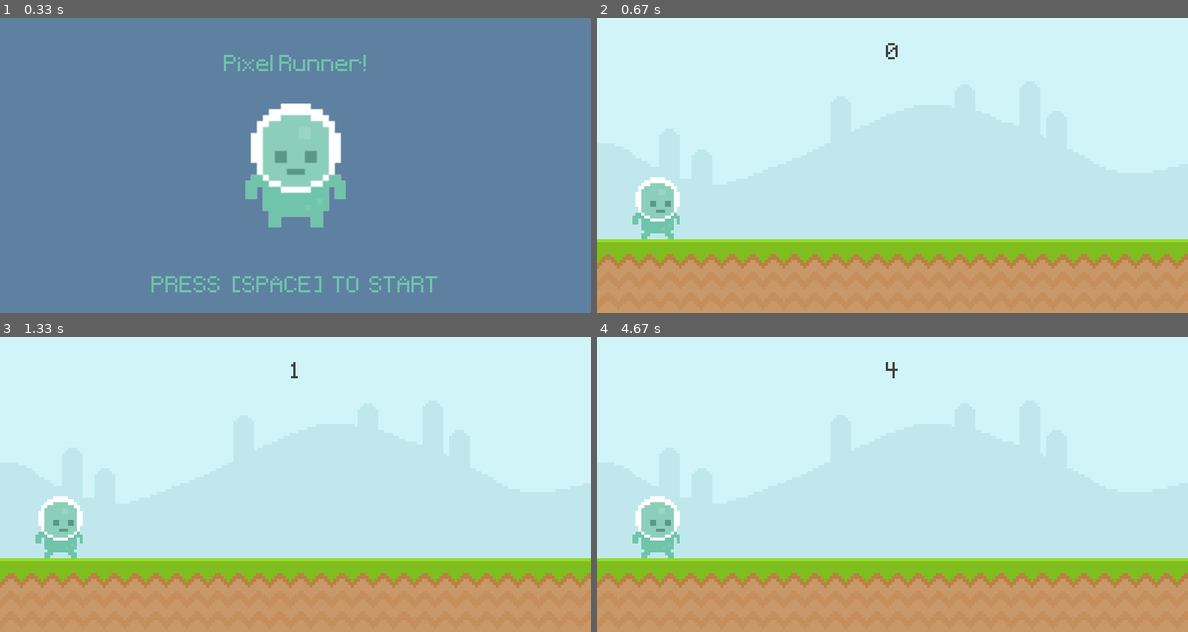
Above: before the commit, frames 1-4 (two rows, left to right).
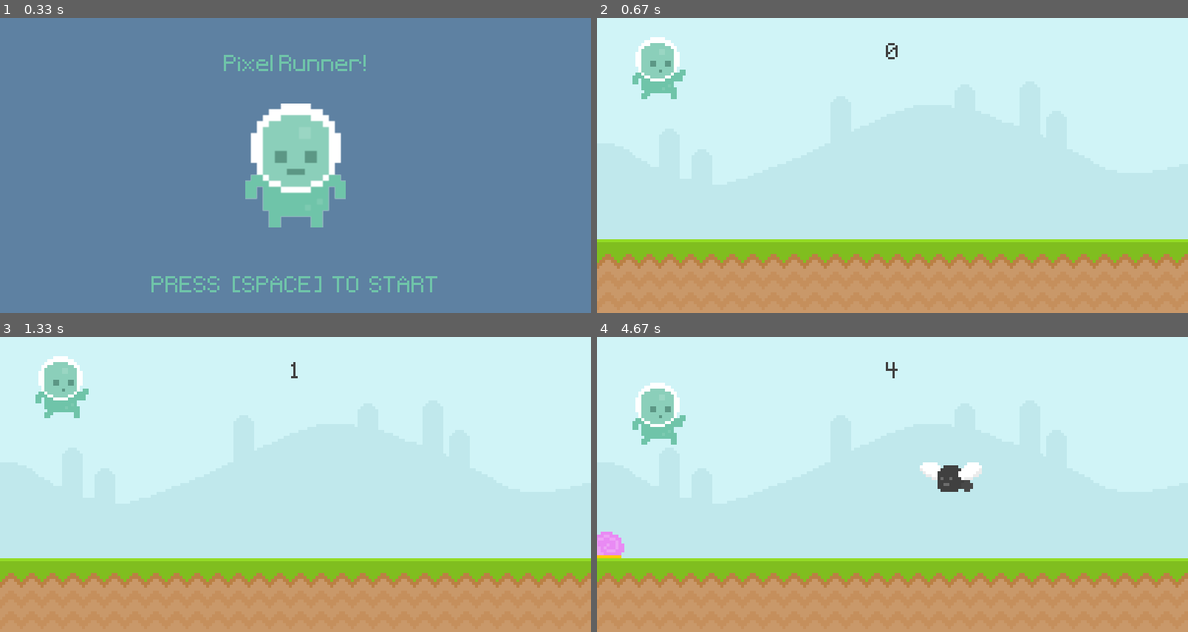
Above: after the commit, the same moments.

Repository: Dxaz/Runner-Pygame
Game: pygame game, started from src/__init__.py
Two runs of this game, one before a commit and one after it. Both use one fixed random seed, a clock stepped at 60 frames per second and the inputs below.
Inputs:
- Up to frame 1 (0.33 s): no input
- Up to frame 2 (0.67 s): tap Space at 0.33 s
- Up to frame 3 (1.33 s): hold Space 0.67-1.13 s
- Up to frame 4 (4.67 s): tap Space at 2.17, 2.57, 2.87, 3.4, 3.7, 4.47 s

Frame 1 is identical in both runs. In frame 2, 2.6% of the frame differs, in the area x 6-15%, y 6-75%; in frame 3, 2.6%; in frame 4, 3.6%, in the area x 0-66%, y 15-75%.

Commit message:
Refactoring code | Created player sprite 1) Added player sprite class 2) defined player input, gravity and animation methods 3) Added update method 4) replaced older player with new sprite class 5) commented out deadcode 6) Broke collisions and game state temporarily

Diff:
--- a/src/__init__.py
+++ b/src/__init__.py
@@ -1,10 +1,11 @@
 import pygame
+
+from _player import Player
+from pygame.sprite import (Group, GroupSingle)
+from random import randint
 from sys import exit
-from random import randint
 
 TITLE = 'Runner'
-
-
 
 # pygame setup
 pygame.init()
@@ -40,15 +41,18 @@
 obstacle_rect_list = []
 
 # Player
-player_walk_1 = pygame.image.load('assets/graphics/Player/player_walk_1.png').convert_alpha()
-player_walk_2 = pygame.image.load('assets/graphics/Player/player_walk_2.png').convert_alpha()
-player_walk = [player_walk_1, player_walk_2]
-player_index = 0
-player_jump = pygame.image.load('assets/graphics/Player/jump.png').convert_alpha()
+player = GroupSingle()
+player.add(Player())
 
-player_surf = player_walk[player_index]
-player_rect = player_surf.get_rect(midbottom = (80, 300))
-player_gravity = 0
+# player_walk_1 = pygame.image.load('assets/graphics/Player/player_walk_1.png').convert_alpha()
+# player_walk_2 = pygame.image.load('assets/graphics/Player/player_walk_2.png').convert_alpha()
+# player_walk = [player_walk_1, player_walk_2]
+# player_index = 0
+# player_jump = pygame.image.load('assets/graphics/Player/jump.png').convert_alpha()
+
+# player_surf = player_walk[player_index]
+# player_rect = player_surf.get_rect(midbottom = (80, 300))
+# player_gravity = 0
 
 # Intro screen
 player_stand = pygame.image.load('assets/graphics/Player/player_stand.png').convert_alpha()
@@ -99,14 +103,14 @@
             if player.colliderect(obstacle_rect): return False
     return True
 
-def player_animation():
-    global player_surf, player_index
+# def player_animation():
+#     global player_surf, player_index
 
-    if player_rect.bottom < 300: player_surf = player_jump
-    else:
-        player_index += 0.1
-        if player_index >= len(player_walk): player_index = 0
-        player_surf = player_walk[int(player_index)]
+#     if player_rect.bottom < 300: player_surf = player_jump
+#     else:
+#         player_index += 0.1
+#         if player_index >= len(player_walk): player_index = 0
+#         player_surf = player_walk[int(player_index)]
 
 
 while True:
@@ -116,13 +120,13 @@
             exit()
 
         if game_active:
-            if event.type == pygame.MOUSEBUTTONDOWN and player_rect.collidepoint(event.pos):
-                if player_rect.bottom == 300:
-                    player_gravity = -20
+            # if event.type == pygame.MOUSEBUTTONDOWN and player_rect.collidepoint(event.pos):
+            #     if player_rect.bottom == 300:
+            #         player_gravity = -20
 
-            if event.type == pygame.KEYDOWN:
-                if event.key == pygame.K_SPACE and player_rect.bottom == 300:
-                        player_gravity = -20
+            # if event.type == pygame.KEYDOWN:
+            #     if event.key == pygame.K_SPACE and player_rect.bottom == 300:
+            #             player_gravity = -20
 
             if event.type == obstacle_timer:
                 if randint(0,2): obstacle_rect_list.append(snail_surf.get_rect(midbottom = (randint(900,1100), 300)))
@@ -140,7 +144,7 @@
 
         else:
             if event.type == pygame.KEYDOWN and event.key == pygame.K_SPACE:
-                player_rect.bottom = 300
+                # player_rect.bottom = 300
                 game_active = True
 
     if game_active:
@@ -153,22 +157,24 @@
         obstacle_rect_list = obstacle_movement(obstacle_rect_list)
 
         # Player
-        player_gravity += 1
-        player_rect.y += player_gravity
-        if player_rect.bottom > 300: player_rect.bottom = 300
-        player_animation()
-        screen.blit(player_surf, player_rect)
+        # player_gravity += 1
+        # player_rect.y += player_gravity
+        # if player_rect.bottom > 300: player_rect.bottom = 300
+        # player_animation()
+        # screen.blit(player_surf, player_rect)
+        player.draw(screen)
+        player.update()
 
         # collision
-        game_active = collisions(player_rect, obstacle_rect_list)
+        # game_active = collisions(player, obstacle_rect_list)
 
     else:
         screen.fill((94,129,162))
         screen.blit(player_stand, player_stand_rect)
 
         obstacle_rect_list.clear()
-        player_rect.midbottom = (80, 300)
-        player_gravity = 0
+        # player_rect.midbottom = (80, 300)
+        # player_gravity = 0
 
         score_message = game_font.render(f"Your score: {score}",False, (111,196,169))
         score_message_rect = score_message.get_rect(midtop = (400,300))
--- /dev/null
+++ b/src/_player.py
@@ -0,0 +1,41 @@
+import pygame
+from pygame.key import get_pressed
+from pygame.sprite import Sprite
+from pygame.image import load
+
+class Player(Sprite):
+    def __init__(self):
+        super().__init__()
+        player_walk_1 = pygame.image.load('assets/graphics/Player/player_walk_1.png').convert_alpha()
+        player_walk_2 = pygame.image.load('assets/graphics/Player/player_walk_2.png').convert_alpha()
+
+        self.player_walk = [player_walk_1, player_walk_2]
+        self.player_index = 0
+        self.player_jump = pygame.image.load('assets/graphics/Player/jump.png').convert_alpha()
+        self.image = self.player_walk[self.player_index]
+        self.rect = self.image.get_rect(midbottom = (80, 300))
+        self.gravity = 0
+
+    def player_input(self):
+        keys = get_pressed()
+        if keys[pygame.K_SPACE] and self.rect.bottom == 300: self.gravity = -20
+        if keys[pygame.MOUSEBUTTONDOWN] and self.rect.bottom == 300: self.gravity = -20
+
+    def apply_gravity(self):
+        self.gravity += 1
+        self.rect.y += self.gravity
+        if self.rect.bottom >= 300:
+            self.rect.bottom = 300
+
+    def player_animation(self):
+        if self.rect.bottom < 300: self.image = self.player_jump
+        else:
+            self.player_index += 0.1
+
+            if self.player_index >= len(self.player_walk): self.player_index = 0
+            self.image = self.player_walk[int(self.player_index)]
+
+    def update(self):
+        self.player_input()
+        self.apply_gravity()
+        self.player_animation()
